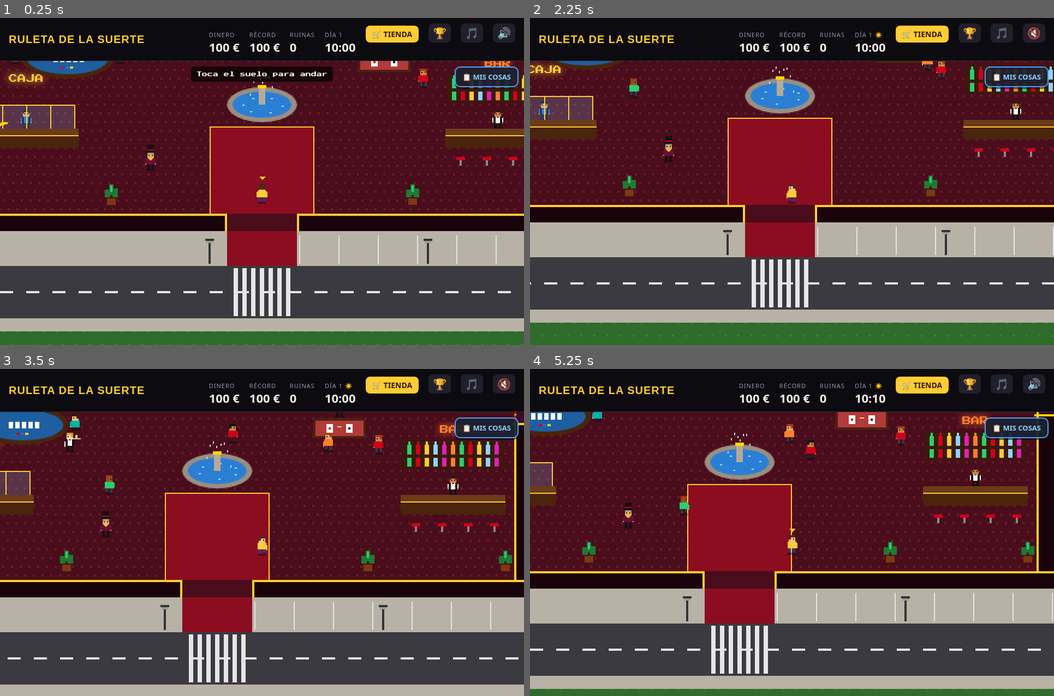
Above: before the commit, frames 1-4 (two rows, left to right).
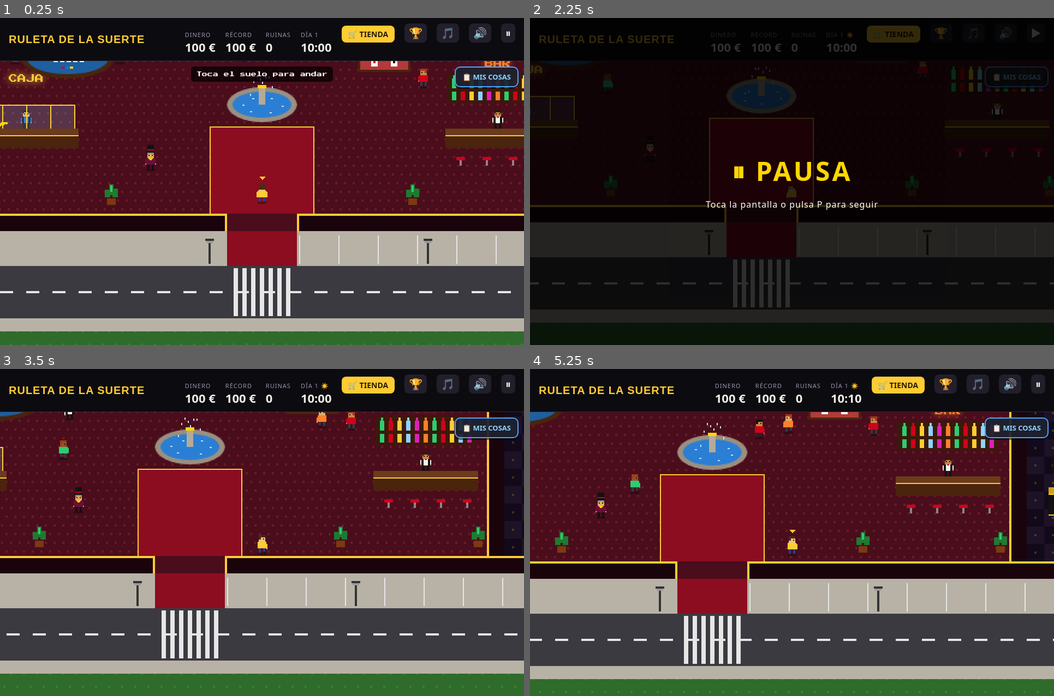
Above: after the commit, the same moments.

Repository: Pedro-GPT/crazy-arcade
Game: browser game, page juegos/ruleta.html
The game is run twice, just before and just after one commit, with the same random seed, the same clock (stepped at 60 frames per second) and the same inputs.
Inputs (mouse positions are in pixels of both pictures, inside the frame that each line leads up to):
- Up to frame 1 (0.25 s): no input
- Up to frame 2 (2.25 s): click (792, 204) at 0.27 s; hold Right 1.03-1.53 s; click (792, 230) at 1.07 s; tap Space at 1.1, 1.6, 2.1 s; hold Down 1.58-1.85 s; click (687, 174) at 1.67 s; hold Left from 1.9 s (still down); click "🔊" (after the commit: "⏸") at 2.02 s
- Up to frame 3 (3.5 s): click (366, 512) at 2.27 s; release Left at 2.47 s; hold Up 2.52-2.82 s; tap P at 2.52 s; tap Space at 2.6, 3.1 s; click (340, 610) at 2.87 s; hold Right from 2.87 s (still down); click (131, 624) at 3.47 s
- Up to frame 4 (5.25 s): tap Escape at 3.52 s; release Right at 3.53 s; hold Up 3.58-3.82 s; tap Space every 0.5 s from 3.6 to 5.1 s; hold Left 3.87-4.3 s; click (792, 496) at 4.07 s; hold Down 4.35-4.68 s; click "🔇" (after the commit: "⏸") at 4.52 s; click (949, 568) at 4.67 s; hold Right 4.73-5.23 s

The runs differ from the first frame. In frame 1, 1.9% of the frame differs, in the area x 35-98%, y 1-11%; in frame 2, 85%, in the area x 0-100%, y 1-100%; in frame 3, 50%; in frame 4, 36%.

Commit message:
Casino: botón de pausa (y tecla P) que para reloj, cobros, sala y música
Co-Authored-By: Claude Opus 5.5 <noreply@anthropic.com>

Diff:
--- a/juegos/ruleta.html
+++ b/juegos/ruleta.html
@@ -26,6 +26,10 @@
 .marcador .val{font-size:22px;font-weight:800;font-variant-numeric:tabular-nums}
 #dinero.sube{color:var(--ok)} #dinero.baja{color:var(--bad)}
 #btnSonido{font-size:20px;padding:4px 8px;border-radius:8px;background:#221f2b}
+#btnPausa{font-size:20px;padding:4px 8px;border-radius:8px;background:#221f2b}
+#pausa{position:fixed;inset:0;z-index:200;display:none;flex-direction:column;align-items:center;justify-content:center;gap:18px;background:#000c;color:#ffd700;font:bold 48px system-ui,sans-serif;letter-spacing:4px;cursor:pointer}
+#pausa.ver{display:flex}
+#pausa small{font-size:16px;text-align:center;padding:0 16px;color:#fff;letter-spacing:1px;font-weight:normal}
 
 /* ---------- Escenario ---------- */
 #escenario{position:relative;display:flex;flex-direction:column;align-items:center;padding:14px 16px 18px;
@@ -531,8 +535,10 @@
     <button id="btnRanking" title="Ranking">🏆</button>
     <button id="btnMusica" title="Música">🎵</button>
     <button id="btnSonido" title="Sonido">🔊</button>
+    <button id="btnPausa" title="Pausa (P)">⏸</button>
   </div>
 </header>
+<div id="pausa">⏸ PAUSA<small>Toca la pantalla o pulsa P para seguir</small></div>
 
 <nav id="juegos" class="oculto">
   <button id="btnSala">🚪 Volver a la sala</button>
@@ -849,6 +855,7 @@
 let sel      = RULETAS[0];
 let girando  = false;
 let sonido   = cargar('rds_sonido', true);
+let enPausa  = false;
 const rot = {};                     // giro actual de cada ruleta (radianes)
 RULETAS.forEach(R=>{ rot[R.id]=0; R.W=R.segs.reduce((s,g)=>s+g.w,0); });
 
@@ -2343,7 +2350,7 @@
   clearTimeout(aviso.t); aviso.t=setTimeout(()=>a.classList.remove('ver'),3200);
 }
 setInterval(()=>{
-  if(document.hidden || $('fin').classList.contains('ver')) return;
+  if(document.hidden || enPausa || $('fin').classList.contains('ver')) return;
   if(++relojAlquiler>=60){ relojAlquiler=0; tickMinuto(); }
 },1000);
 function tickMinuto(){ cobrarAlquileres(); interesBanco(); SALA.robarCoches(); minutoCasino(); revisarEncargo(); }
@@ -2714,7 +2721,7 @@
 }
 function saltarAManana(){ if(hora>=8) dia++; hora=8; durmioHoy=true; SALA.recalcular(); pintarReloj(); guardarEstado(); }
 function pintarReloj(){ $('relojDia').textContent='Día '+dia+(esNoche()?' 🌙':' ☀️'); $('relojHora').textContent=fmtHora(); }
-setInterval(()=>{ if(document.hidden || $('fin').classList.contains('ver')) return; avanzarHora(HORAS_POR_SEGUNDO); },1000);
+setInterval(()=>{ if(document.hidden || enPausa || $('fin').classList.contains('ver')) return; avanzarHora(HORAS_POR_SEGUNDO); },1000);
 
 /* =====================================================================
    SER DUEÑO DEL CASINO
@@ -4389,7 +4396,7 @@
   }
   function bucle(ahora){
     const dt=Math.min(.05,Math.max(0,(ahora-ultimo)/1000)); ultimo=ahora;
-    actualizar(dt); dibujar();
+    if(!enPausa){ actualizar(dt); dibujar(); }
     anim=requestAnimationFrame(bucle);
   }
   function medir(){
@@ -4454,6 +4461,7 @@
       if(!anim){ ultimo=performance.now(); anim=requestAnimationFrame(bucle); }
     },
     parar(){ if(anim) cancelAnimationFrame(anim); anim=null; teclas.clear(); },
+    soltarTeclas(){ teclas.clear(); jugador.ruta=[]; },
     expulsar, volverAEntrar, get enEscena(){ return !!cine; }, get faseEscena(){ return cine&&cine.fase; },
     avanzar(seg){ for(let k=0;k<seg*30;k++) actualizar(1/30); },     // para pruebas
     tecla(e,abajo){
@@ -4500,12 +4508,23 @@
 $('btnPedir').onclick=pedir;
 $('btnPlantarse').onclick=()=>plantarse();
 $('btnDoblar').onclick=doblar;
+function pausar(si){
+  enPausa = si===undefined ? !enPausa : !!si;
+  $('pausa').classList.toggle('ver',enPausa);
+  $('btnPausa').textContent = enPausa ? '▶' : '⏸';
+  if(enPausa){ MUS.parar(); SALA.soltarTeclas&&SALA.soltarTeclas(); }
+  else if(musicaArrancada) MUS.poner(pistaActual());
+}
+$('btnPausa').onclick=e=>{ e.stopPropagation(); pausar(); };
+$('pausa').onclick=()=>pausar(false);
 let musicaArrancada=false;
 const arrancarMusica=()=>{ if(musicaArrancada) return; musicaArrancada=true; audio(); MUS.poner(pistaActual()); };
 document.addEventListener('pointerdown',arrancarMusica);
 document.addEventListener('keydown',arrancarMusica);
-document.addEventListener('visibilitychange',()=>{ if(document.hidden) MUS.parar(); else if(musicaArrancada) MUS.poner(pistaActual()); });
+document.addEventListener('visibilitychange',()=>{ if(document.hidden) MUS.parar(); else if(musicaArrancada && !enPausa) MUS.poner(pistaActual()); });
 document.addEventListener('keydown',e=>{
+  if(enPausa){ e.preventDefault(); if(e.code==='KeyP'||e.code==='Escape') pausar(false); return; }
+  if(e.code==='KeyP' && !(e.target&&/INPUT|TEXTAREA/.test(e.target.tagName))){ e.preventDefault(); pausar(true); return; }
   if($('tienda').classList.contains('ver')){ if(e.code==='Escape') cerrarTienda(); return; }
   if($('bar').classList.contains('ver')){ if(e.code==='Escape') cerrarBar(); return; }
   if($('panel').classList.contains('ver')){ if(e.code==='Escape') cerrarPanel(); return; }
Not shown, changed: index.html
